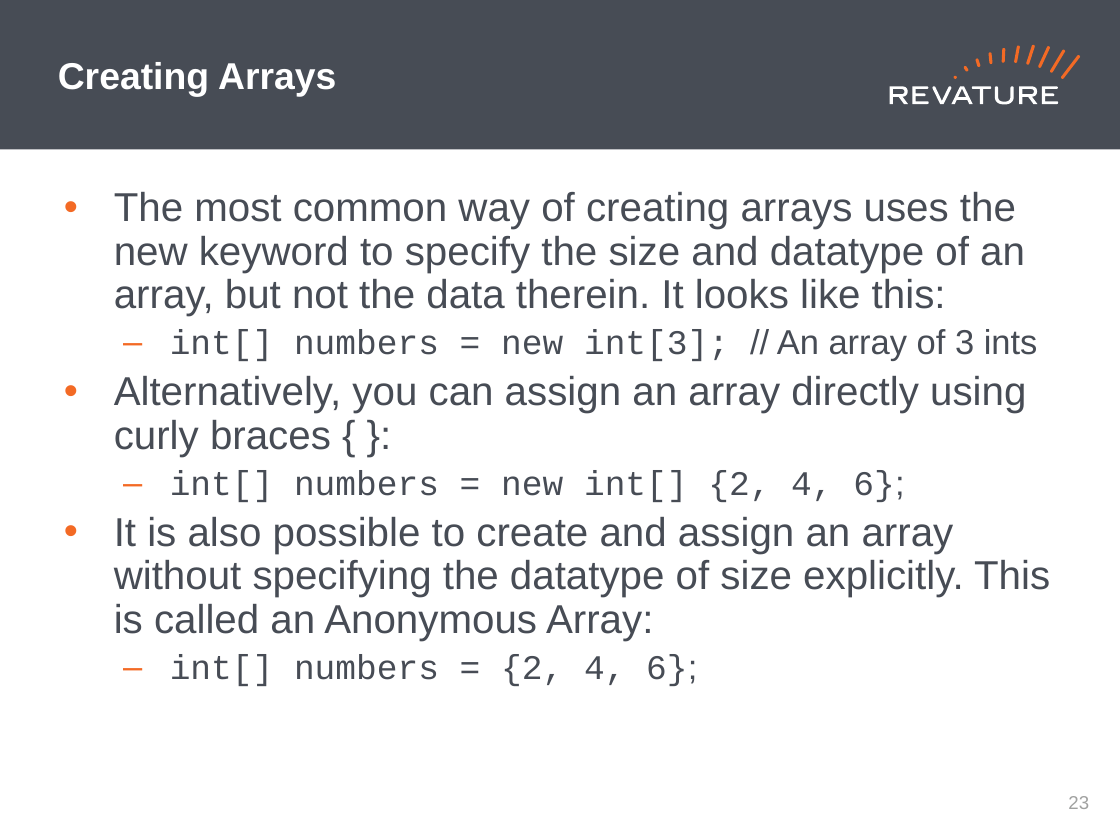
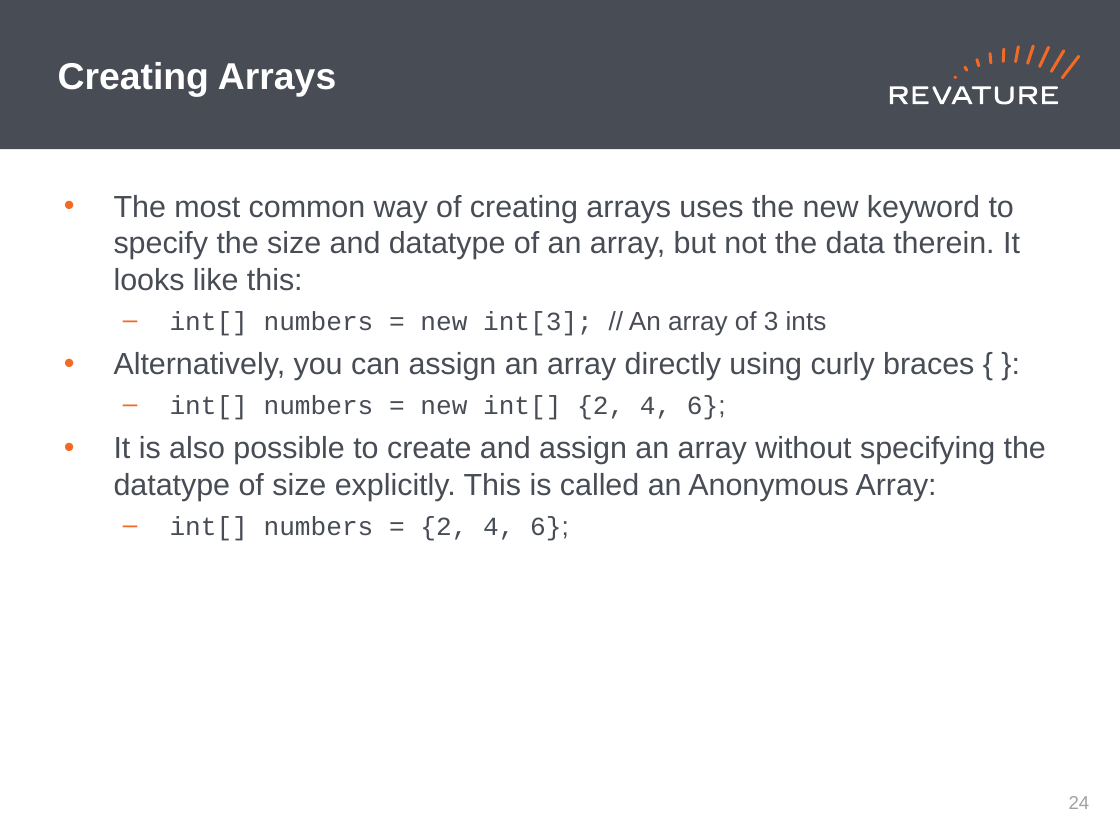
Before and after one commit to jhigherevature/ROCP-210412, a slide deck: slide 24 of powerpoints/Roc_Day02 - Operators_Methods_Arrays_FlowControl.pptx. Drawn at 1120x840 pixels with LibreOffice and Linux fonts; fonts in the diff are those of the drawing. Boxes give left, top, right and bottom in pixels: in the first picture for what was removed or moved away, otherwise in the second. Text is boxed around its words. In the diff, an @@ line names an element or a change of style, - is before the commit and + after.

```diff
--- a/powerpoints/Roc_Day02 - Operators_Methods_Arrays_FlowControl.pptx
+++ b/powerpoints/Roc_Day02 - Operators_Methods_Arrays_FlowControl.pptx
@@ text "The most common way of ..." at [114,195,1046,541]: size 25.9 to 19.6 pt in "The most common way of creating arrays ...", "Alternatively, you can assign an array directly ...", "It is also possible to create and ..."; size 22.2 to 16.8 pt in "int[] numbers = new int[3]; // An ...", "int[] numbers = new int[] {2, 4, ...", "int[] numbers = {2, 4, 6};"; line spacing 0.9 to 1 @@
@@ page number at [1069,796,1090,809]: text changed @@
-23
+24
```
Also in this commit, not shown: 40 other slides changed, 11 other files.
